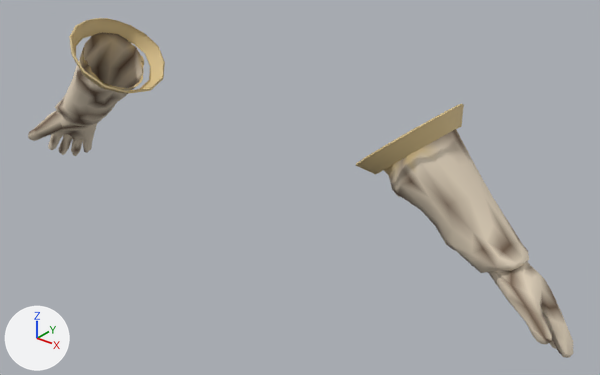
Before and after pictures for a commit that changed the glTF model assets_src/armor/aydor_1/leather_b_hands.glb.
Rendered twice from a 50 mm lens placed at (0.94, -0.968, 1.603), pointed at (0.09, 0.095, 0.944). Every picture has the same lights, and +X, +Y and +Z are marked at lower left. The older version comes first. Vertices at exactly the same position are counted once.

In view in the first picture: 'leather_b_hands'.
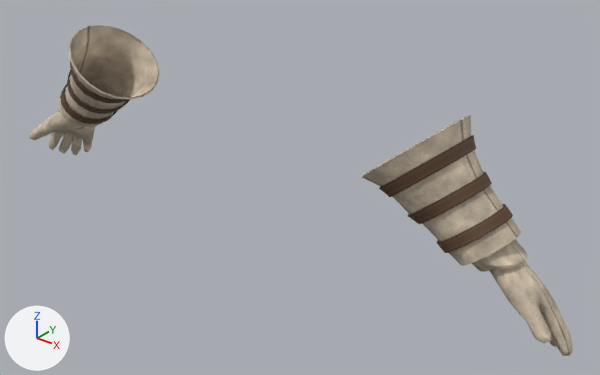
Patch to the scene script:
```diff
--- a/assets_src/armor/aydor_1/leather_b_hands.glb.py
+++ b/assets_src/armor/aydor_1/leather_b_hands.glb.py
@@ img_strap_c_png @@
+img_strap_c_png = load_image('strap_c.png', '../textures/strap_c.png', 128, 64, 'sRGB')
@@ img_strap_n_png @@
+img_strap_n_png = load_image('strap_n.png', '../textures/strap_n.png', 128, 64, 'Non-Color')
@@ img_strap_orm_png @@
+img_strap_orm_png = load_image('strap_orm.png', '../textures/strap_orm.png', 128, 64, 'Non-Color')
@@ img_leather_c_png @@
+img_leather_c_png = load_image('leather_c.png', '../textures/leather_c.png', 256, 256, 'sRGB')
@@ img_leather_n_png @@
+img_leather_n_png = load_image('leather_n.png', '../textures/leather_n.png', 256, 256, 'Non-Color')
@@ img_leather_orm_png @@
+img_leather_orm_png = load_image('leather_orm.png', '../textures/leather_orm.png', 256, 256, 'Non-Color')
@@ mat_leather @@
 mat_leather = bpy.data.materials.new('leather')
-# nodes: BsdfPrincipled, OutputMaterial, VertexColor
+# nodes: BsdfPrincipled, Mix, NormalMap, OutputMaterial, SeparateColor, TexImage x3, VertexColor
+# uses the picture img_leather_c_png
+# uses the picture img_leather_n_png
+# uses the picture img_leather_orm_png
@@ mat_strap @@
+mat_strap = bpy.data.materials.new('strap')
+# uses the picture img_strap_c_png
+# uses the picture img_strap_n_png
+# uses the picture img_strap_orm_png
@@ me_leather_b_hands @@
 # used by ob_leather_b_hands; location = (0.0, 0.0, 0.0)
-me_leather_b_hands.from_pydata(...)  # 847 vertices, 1556 faces; spans x -0.632..0.629, y -0.044..0.157, z 0.817..1.182
+me_leather_b_hands.from_pydata(...)  # 1631 vertices, 2885 faces; spans x -0.629..0.628, y -0.042..0.151, z 0.82..1.168
+# me_leather_b_hands part 1: the loose piece of 352 vertices spanning x 0.297..0.629, y -0.013..0.123, z 0.821..1.153 is rebuilt with 317 vertices and now spans x 0.438..0.628, y -0.001..0.116, z 0.823..1.018
+# me_leather_b_hands part 2: the loose piece of 335 vertices spanning x -0.632..-0.298, y -0.014..0.121, z 0.817..1.155 is rebuilt with 314 vertices and now spans x -0.629..-0.439, y -0.003..0.119, z 0.82..1.017
+# me_leather_b_hands part 3: the loose piece of 80 vertices spanning x -0.41..-0.262, y -0.044..0.156, z 1.053..1.182 is rebuilt with 100 vertices and now spans x -0.436..-0.307, y -0.031..0.138, z 1.027..1.138, in mat_strap
+# me_leather_b_hands part 4: the loose piece of 80 vertices spanning x 0.264..0.411, y -0.044..0.157, z 1.054..1.182 is rebuilt with 100 vertices and now spans x 0.308..0.437, y -0.03..0.139, z 1.027..1.139, in mat_strap
+# me_leather_b_hands part 5: a new loose piece of 200 vertices spanning x 0.277..0.523, y -0.041..0.151, z 0.941..1.168, in mat_leather
+# me_leather_b_hands part 6: a new loose piece of 200 vertices spanning x -0.521..-0.276, y -0.042..0.149, z 0.942..1.167, in mat_leather
+# me_leather_b_hands part 7: a new loose piece of 100 vertices spanning x 0.358..0.468, y -0.016..0.128, z 0.994..1.087, in mat_strap
+# me_leather_b_hands part 8: a new loose piece of 100 vertices spanning x 0.405..0.506, y -0.002..0.124, z 0.956..1.043, in mat_strap
+# me_leather_b_hands part 9: a new loose piece of 100 vertices spanning x -0.466..-0.357, y -0.016..0.125, z 0.992..1.087, in mat_strap
+# me_leather_b_hands part 10: a new loose piece of 100 vertices spanning x -0.504..-0.404, y -0.002..0.123, z 0.956..1.041, in mat_strap
 me_leather_b_hands.materials.append(mat_leather)
+me_leather_b_hands.materials.append(mat_strap)
```

What differs and where, as boxes (x1, y1, x2, y2) in the pictures (600 x 375 px):
'leather_b_hands', surface changed, reshaped: before (28, 18, 573, 358); after (30, 25, 573, 356)
part 1 of me_leather_b_hands, rebuilt: before (384, 129, 573, 358); after (472, 239, 573, 356)
part 2 of me_leather_b_hands, rebuilt: before (28, 32, 144, 156); after (30, 107, 96, 155)
part 3 of me_leather_b_hands, rebuilt: before (69, 18, 165, 94); after (70, 61, 131, 103)
part 4 of me_leather_b_hands, rebuilt (11% narrower, 11% shorter): before (355, 104, 464, 174); after (379, 135, 476, 197)
part 5 of me_leather_b_hands, added (beige): after (362, 115, 521, 266)
part 6 of me_leather_b_hands, added (brown): after (58, 25, 159, 127)
part 7 of me_leather_b_hands, added (brown): after (408, 172, 492, 224)
part 8 of me_leather_b_hands, added (brown): after (437, 204, 513, 253)
part 9 of me_leather_b_hands, added: after (67, 69, 130, 114)
part 10 of me_leather_b_hands, added: after (60, 84, 118, 124)
